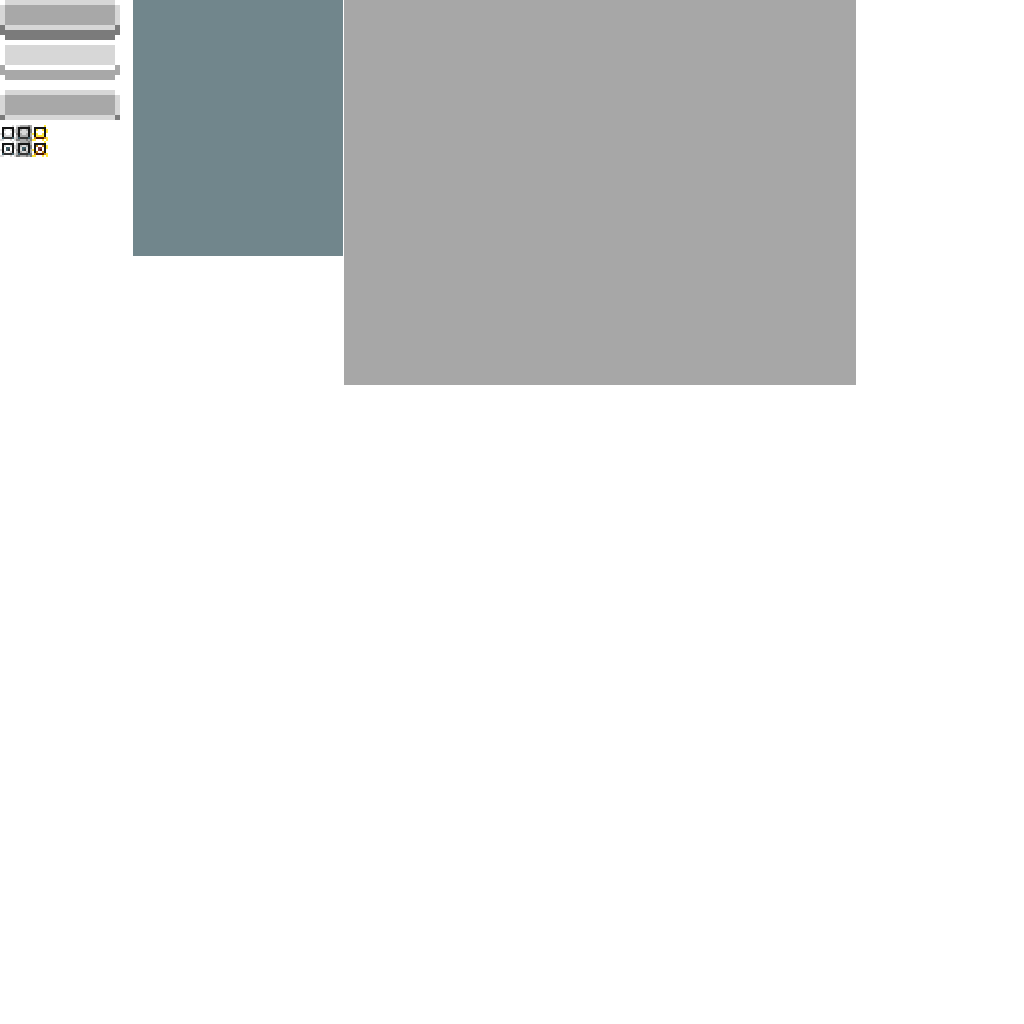
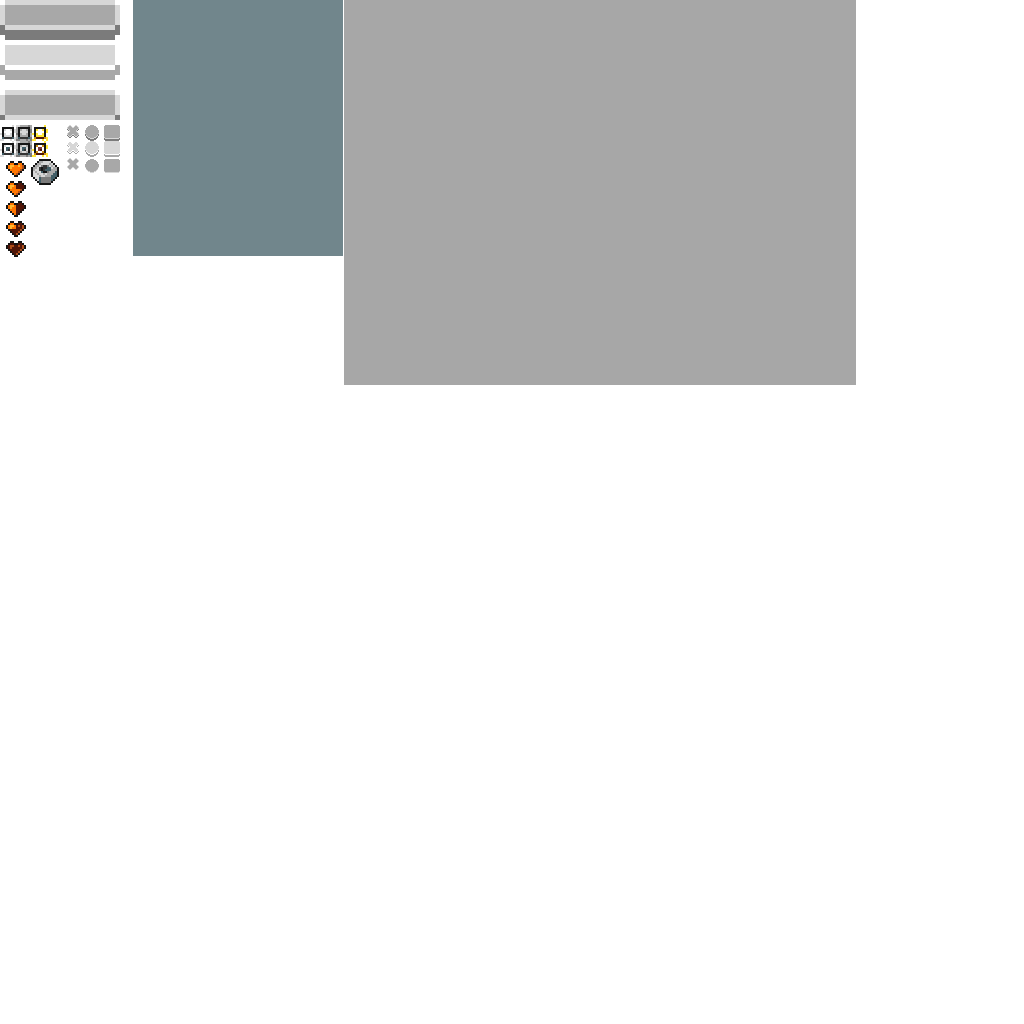
The second 1024 x 1024 image is a revision of the first. Changes to its layers:
added layer "Capa 14" above "Capa 13" over [31, 159, 59, 185]
added layer "Capa 13" above "Capa 12" over [6, 161, 26, 257]
added layer "Capa 12" above "Capa 11" over [67, 125, 79, 170]
added layer "Capa 11" above "Capa 10" over [85, 125, 99, 173]
added layer "Capa 10" above "Capa 9" over [104, 125, 120, 173]
